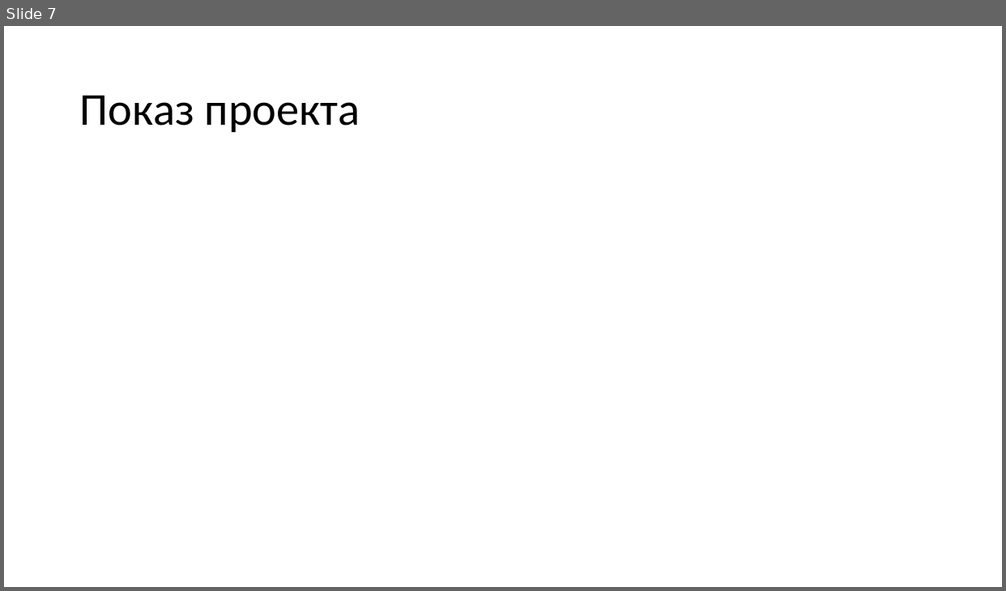
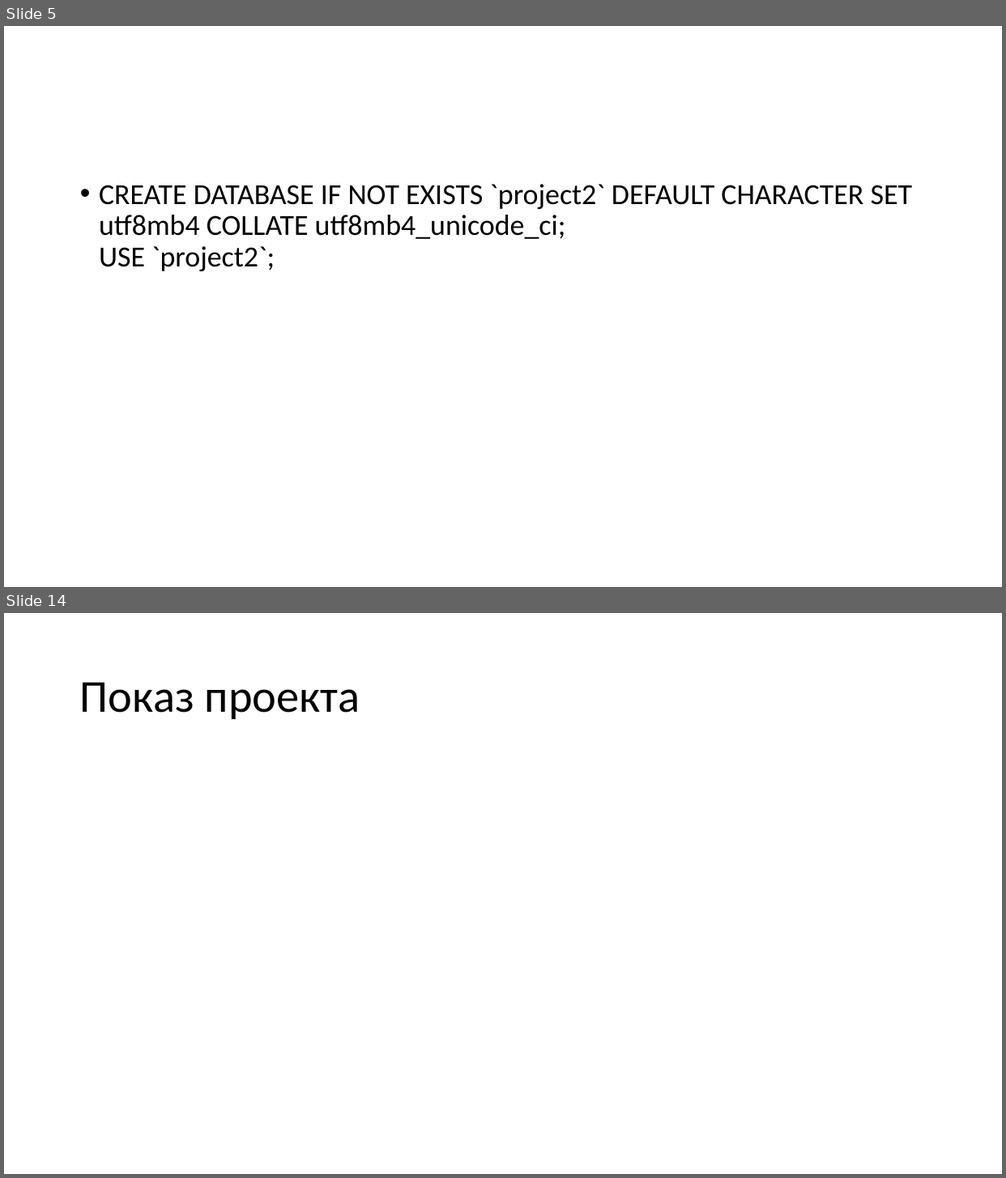
Before and after one commit to zayceva-nastya/pr777, a slide deck: FitHome.pptx. Shown one above the other, each under a label of ours: slide 7 before the commit, slides 5 and 14 after it; the slides between them are not shown. The pictures are 1006x591 and 1006x1178 pixels, drawn with LibreOffice and Linux fonts; fonts in the diff are those of the drawing. Boxes give left, top, right and bottom in pixels: in the first picture for what was removed or moved away, otherwise in the second. Text is boxed around its words. In the diff, an @@ line names an element or a change of style, - is before the commit and + after.

```diff
--- a/FitHome.pptx
+++ b/FitHome.pptx
@@ slide 5 added at box(4, 26, 1002, 587), background #FFFFFF @@
@@ text added at box(99, 184, 913, 271), 28 pt, text #000000 @@
+• CREATE DATABASE IF NOT EXISTS `project2` DEFAULT CHARACTER SET utf8mb4 COLLATE utf8mb4_unicode_ci;
+  USE `project2`;
@@ what was slide 7 is now slide 14 @@
```
Also in this commit, not shown: 4 slides changed, 8 other slides added, 2 slides removed.
